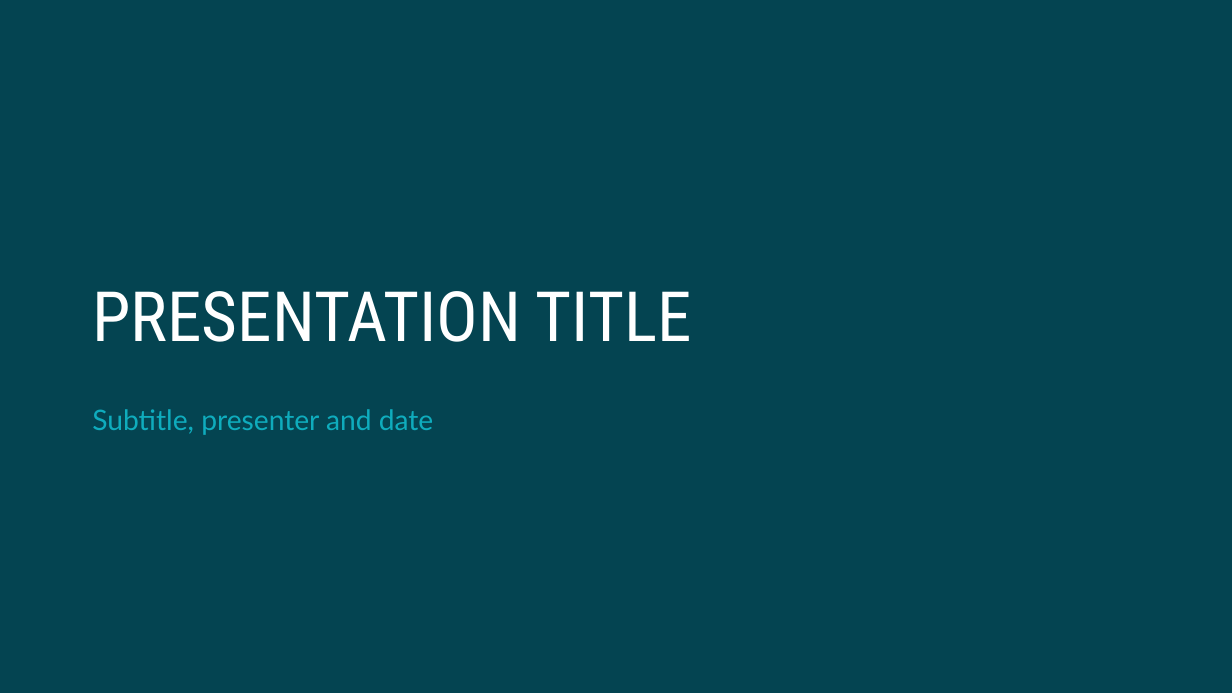
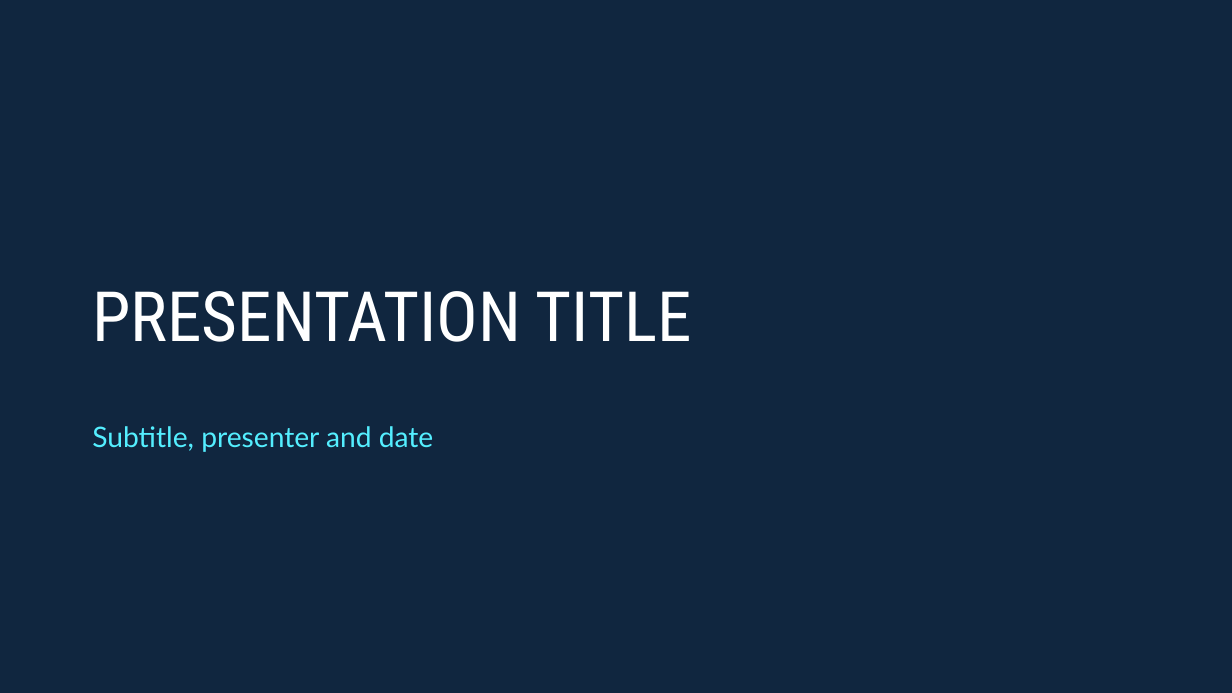
Before and after one commit to masschallenge/propellant-office, a slide deck: slide 1 of templates/powerpoint/propellant-presentation.potx. Drawn at 1232x693 pixels with LibreOffice and Linux fonts; fonts in the diff are those of the drawing; background and template pictures are left out. Boxes give left, top, right and bottom in pixels: in the first picture for what was removed or moved away, otherwise in the second. Text is boxed around its words. In the diff, an @@ line names an element or a change of style, - is before the commit and + after.

```diff
--- a/templates/powerpoint/propellant-presentation.potx
+++ b/templates/powerpoint/propellant-presentation.potx
@@ background #044451 to #10263F @@
@@ subtitle "Subtitle, presenter and date" at [92, 426, 434, 452]: text colour #0FACBD to #54EEFF; line spacing 1 to 1.5 @@
```
Also in this commit, not shown: 7 other slides changed, 9 other files.
